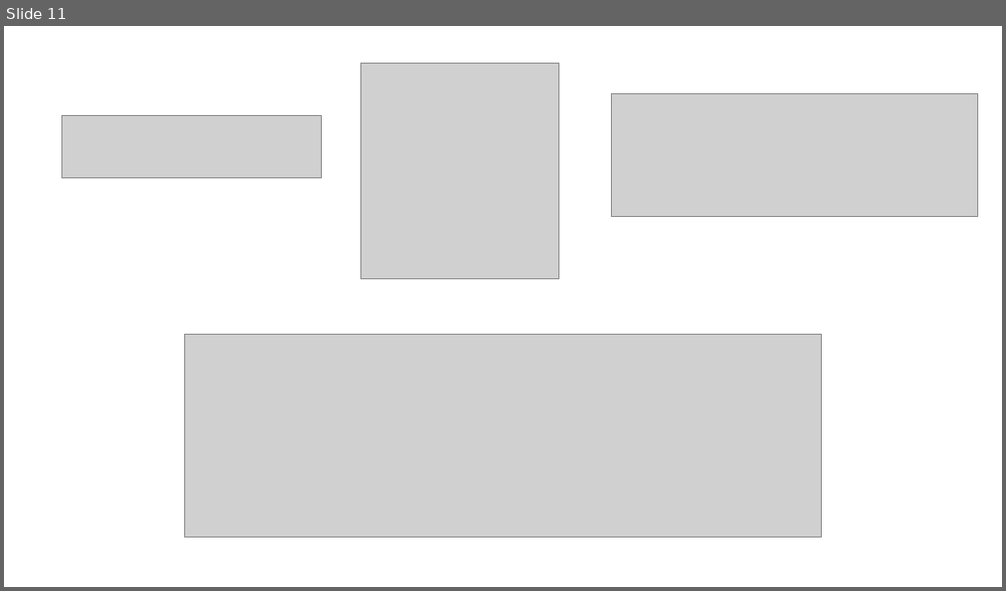
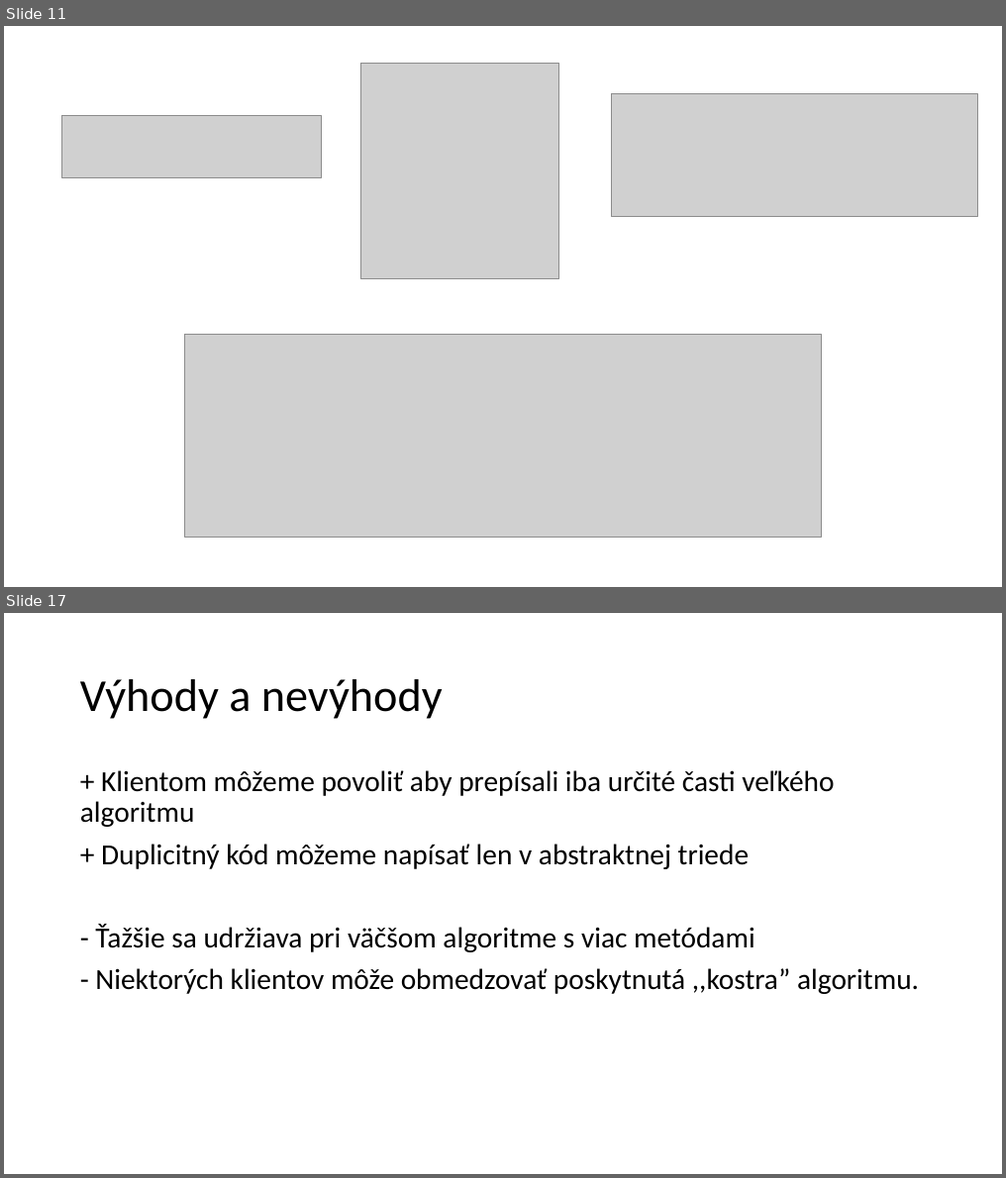
Before and after one commit to alco139/asos, a slide deck: Prezentacia.pptx. Shown one above the other, each under a label of ours: slide 11 before the commit, slides 11 and 17 after it; the slides between them are not shown. The pictures are 1006x591 and 1006x1178 pixels, drawn with LibreOffice and Linux fonts; fonts in the diff are those of the drawing; grey boxes stand for pictures. Boxes give left, top, right and bottom in pixels: in the first picture for what was removed or moved away, otherwise in the second. Text is boxed around its words. In the diff, an @@ line names an element or a change of style, - is before the commit and + after.

```diff
--- a/Prezentacia.pptx
+++ b/Prezentacia.pptx
@@ slide 17 added at <box>4,613,1002,1174</box>, background #FFFFFF @@
@@ title added at <box>80,679,443,719</box>, 44 pt, text #000000 @@
+Výhody a nevýhody
@@ text added at <box>80,770,919,994</box>, 28 pt, text #000000 @@
++ Klientom môžeme povoliť aby prepísali iba určité časti veľkého algoritmu
++ Duplicitný kód môžeme napísať len v abstraktnej triede
+- Ťažšie sa udržiava pri väčšom algoritme s viac metódami
+- Niektorých klientov môže obmedzovať poskytnutá ,,kostra” algoritmu.
```
Also in this commit, not shown: 5 other slides added.
